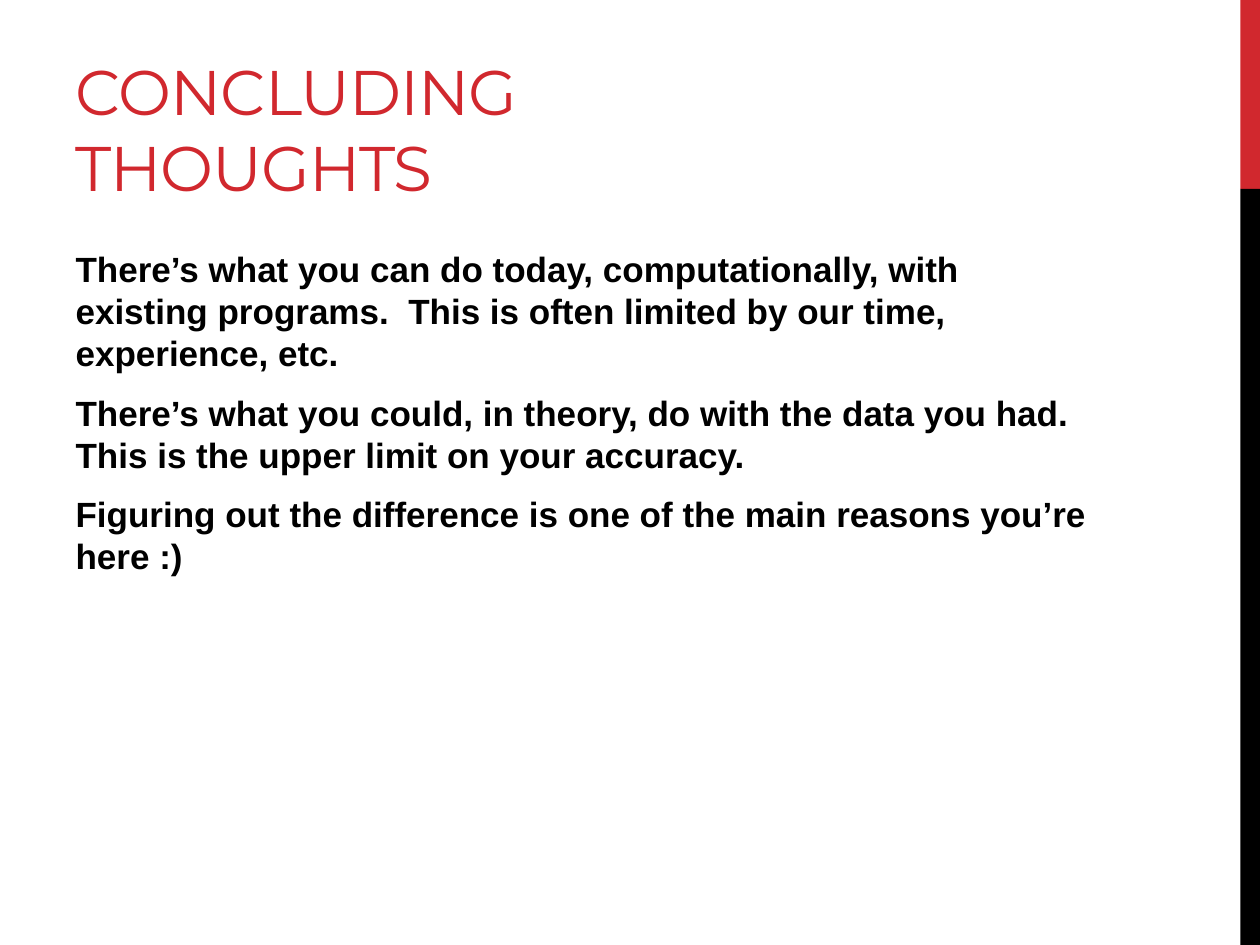
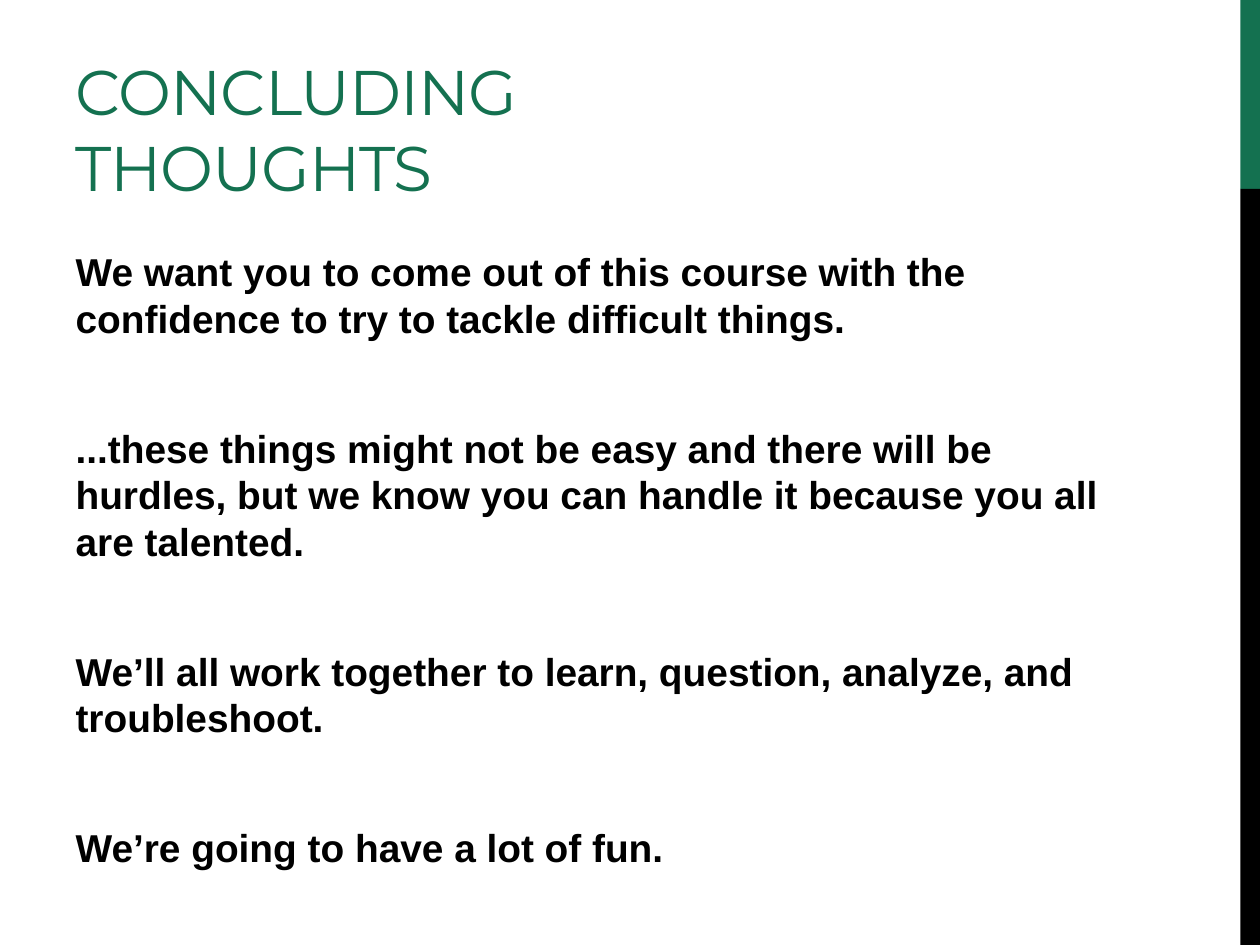
Before and after one commit to edamame-course/docs, a slide deck: slide 19 of extra/Presentations/2014-lecture1-edamame-welcome.ppt (slide 15 before the commit). Drawn at 1260x945 pixels with LibreOffice and Linux fonts; fonts in the diff are those of the drawing. Boxes give left, top, right and bottom in pixels: in the first picture for what was removed or moved away, otherwise in the second. Text is boxed around its words. In the diff, an @@ line names an element or a change of style, - is before the commit and + after.

```diff
--- a/extra/Presentations/2014-lecture1-edamame-welcome.ppt
+++ b/extra/Presentations/2014-lecture1-edamame-welcome.ppt
@@ title "CONCLUDING THOUGHTS" at box(76, 70, 517, 192): text colour #D1282E to #147150 @@
@@ rectangle at box(1240, 0, 1260, 189): fill #D1282E to #147150 @@
@@ text at box(76, 258, 1097, 863): text changed; size 20 to 22.2 pt @@
-There’s what you can do today, computationally, with existing programs. This is often limited by our time, experience, etc.
-There’s what you could, in theory, do with the data you had. This is the upper limit on your accuracy.
-Figuring out the difference is one of the main reasons you’re here :)
+We want you to come out of this course with the confidence to try to tackle difficult things.
+...these things might not be easy and there will be hurdles, but we know you can handle it because you all are talented.
+We’ll all work together to learn, question, analyze, and troubleshoot.
+We’re going to have a lot of fun.
```
Also in this commit, not shown: 16 other slides changed, 2 slides added, 1 slide removed, 1 other file.
